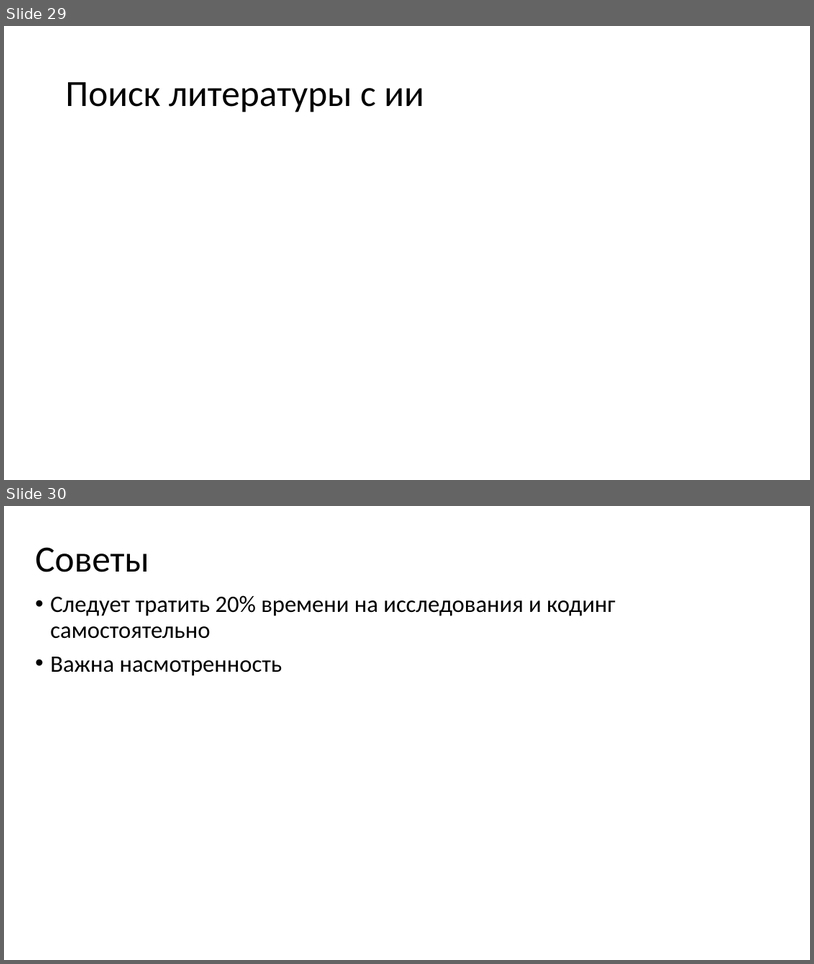
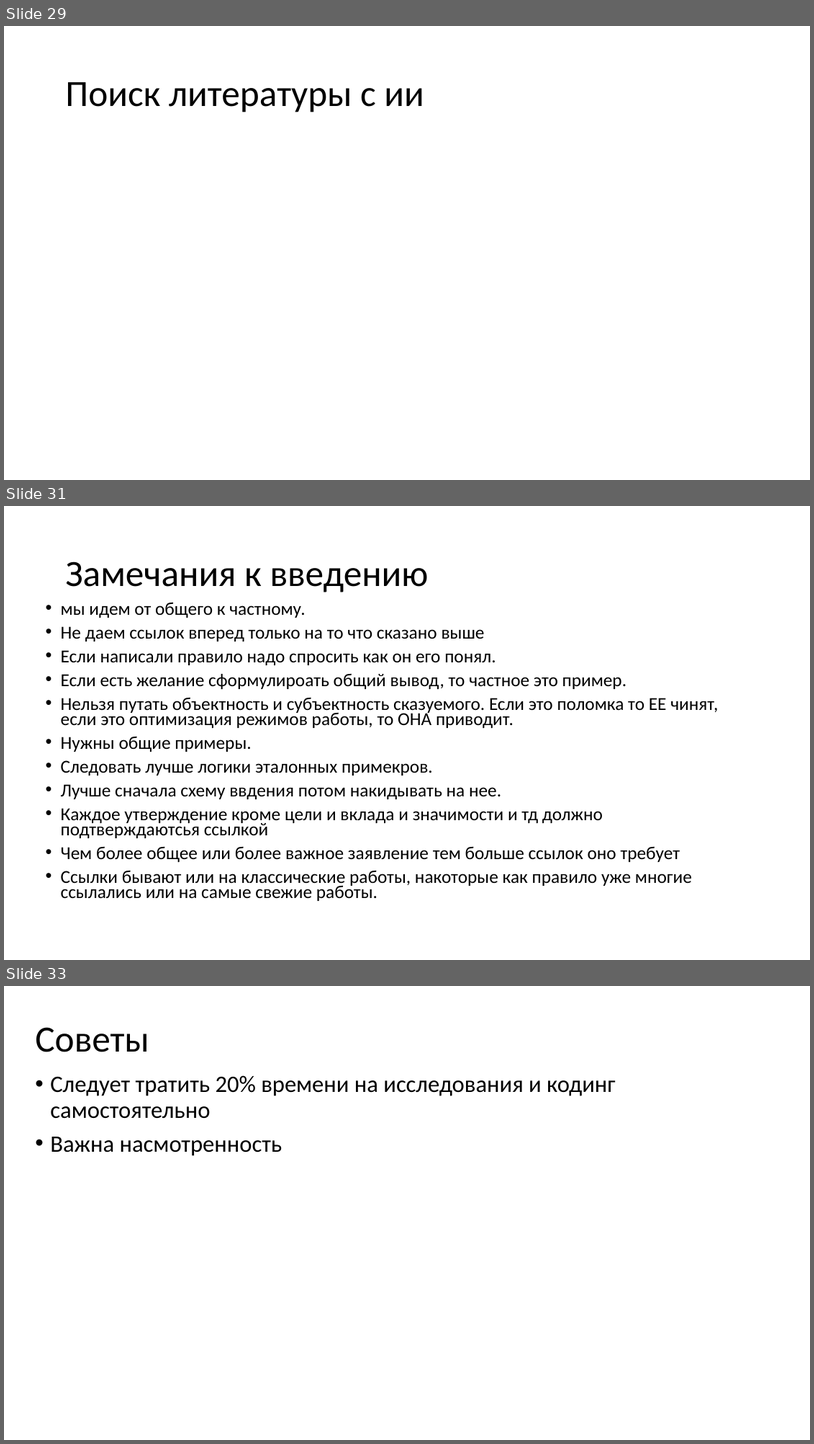
Before and after one commit to MVRonkin/MLSystemDesignCourse, a slide deck: 2026/agentic work.pptx. Shown one above the other, each under a label of ours: slides 29 and 30 before the commit, slides 29, 31 and 33 after it; the slides between them are not shown. The pictures are 814x964 and 814x1444 pixels, drawn with LibreOffice and Linux fonts; fonts in the diff are those of the drawing. Boxes give left, top, right and bottom in pixels: in the first picture for what was removed or moved away, otherwise in the second. Text is boxed around its words. In the diff, an @@ line names an element or a change of style, - is before the commit and + after.

```diff
--- a/2026/agentic work.pptx
+++ b/2026/agentic work.pptx
@@ slide 31 added at <box>4,506,810,960</box>, background #FFFFFF @@
@@ title added at <box>65,561,429,592</box>, 44 pt, text #000000 @@
+Замечания к введению
@@ text added at <box>61,602,718,901</box>, 21.7 pt, text #000000 @@
+• мы идем от общего к частному.
+• Не даем ссылок вперед только на то что сказано выше
+• Если написали правило надо спросить как он его понял.
+• Если есть желание сформулироать общий вывод, то частное это пример.
+• Нельзя путать объектность и субъектность сказуемого. Если это поломка то ЕЕ чинят, если это оптимизация режимов работы, то ОНА приводит.
+• Нужны общие примеры.
+• Следовать лучше логики эталонных примекров.
+• Лучше сначала схему ввдения потом накидывать на нее.
+• Каждое утверждение кроме цели и вклада и значимости и тд должно подтверждаютсья ссылкой
+• Чем более общее или более важное заявление тем больше ссылок оно требует
+• Ссылки бывают или на классические работы, накоторые как правило уже многие ссылались или на самые свежие работы.
@@ what was slide 30 is now slide 33 @@
```
Also in this commit, not shown: 2 slides changed, 3 other slides added, 1 other file.
